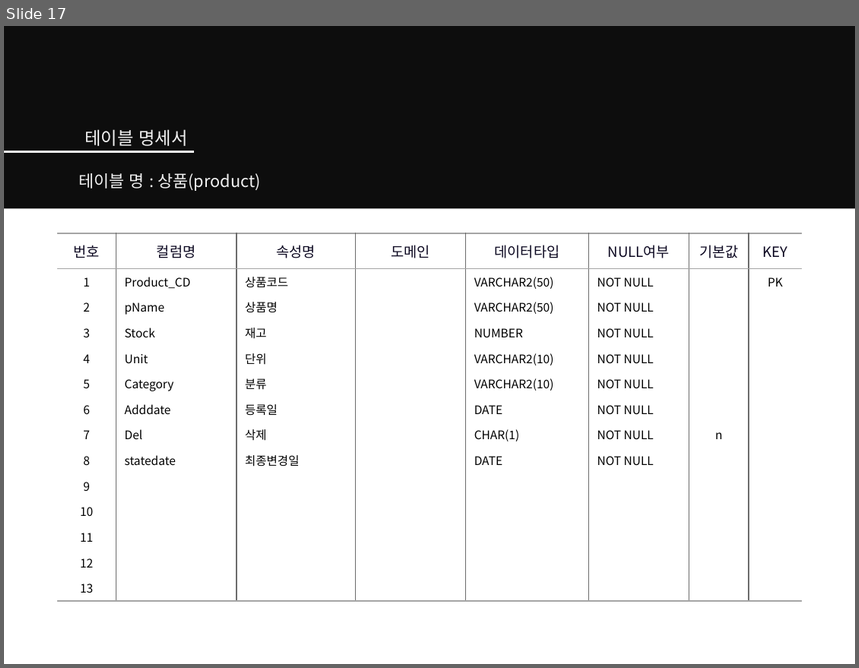
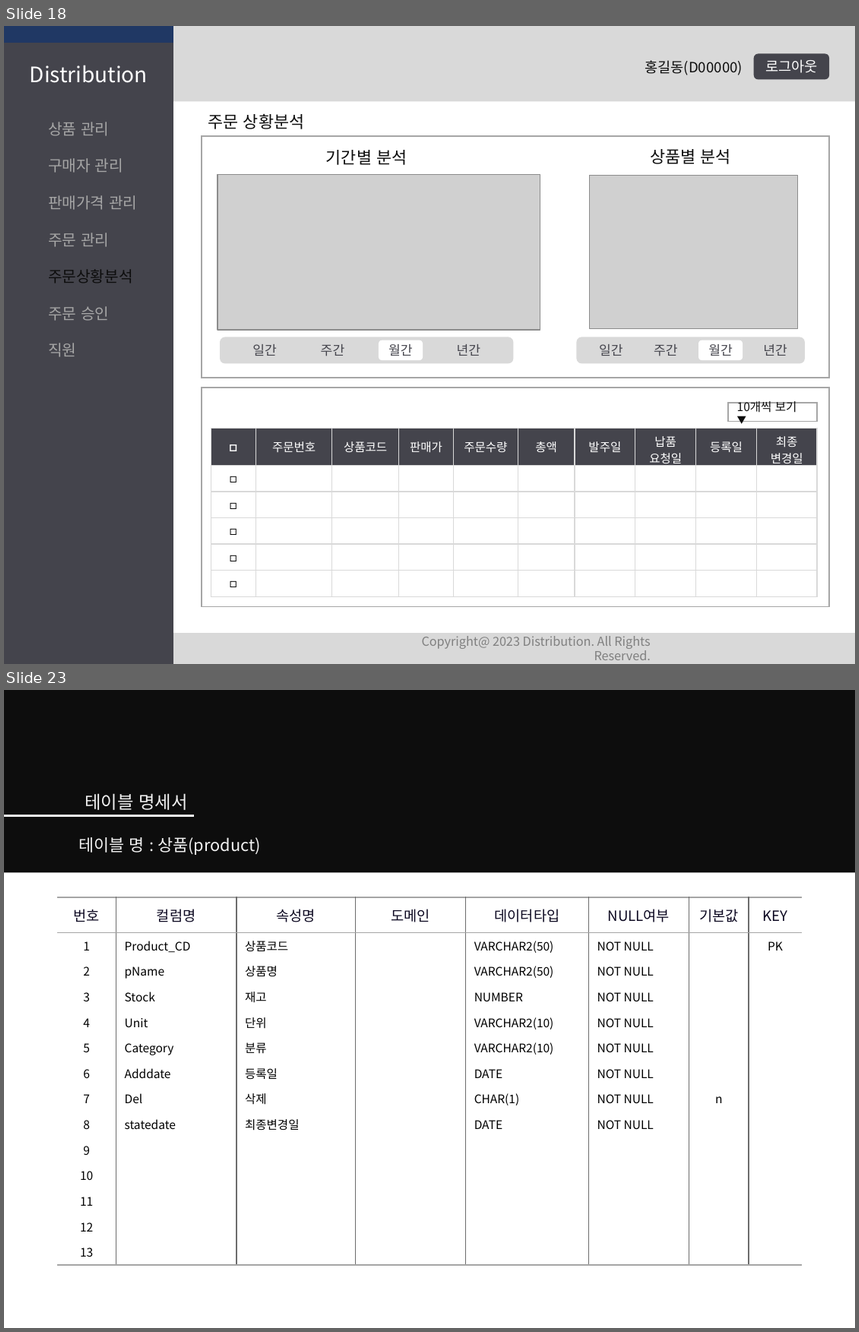
Before and after one commit to Peh9397/Distribution, a slide deck: Distribution.pptx. Shown one above the other, each under a label of ours: slide 17 before the commit, slides 18 and 23 after it; the slides between them are not shown. The pictures are 859x668 and 859x1332 pixels, drawn with LibreOffice and Linux fonts; fonts in the diff are those of the drawing; grey boxes stand for pictures. Boxes give left, top, right and bottom in pixels: in the first picture for what was removed or moved away, otherwise in the second. Text is boxed around its words. In the diff, an @@ line names an element or a change of style, - is before the commit and + after.

```diff
--- a/Distribution.pptx
+++ b/Distribution.pptx
@@ slide 18 added at box(4, 26, 855, 664), background #FFFFFF @@
@@ rectangle added at box(4, 26, 855, 102), fill #D9D9D9 @@
@@ rectangle added at box(4, 26, 173, 664), fill #44444C @@
@@ rectangle added at box(4, 26, 173, 43), fill #203864 @@
@@ text added at box(30, 65, 148, 83), 18 pt, text #FFFFFF @@
+Distribution
@@ text added at box(645, 60, 743, 75), 12 pt, text #0D0D0D @@
+홍길동(D00000)
@@ rounded rectangle added at box(754, 54, 829, 80), fill #44444C, 12 pt, text #FFFFFF @@
+로그아웃
@@ text added at box(208, 114, 304, 129), 14 pt, text #0D0D0D @@
+주문 상황분석
@@ text added at box(48, 122, 137, 357), 13 pt, text #A6A6A6 @@
+상품 관리
+구매자 관리
+판매가격 관리
+주문 관리
+주문상황분석
+주문 승인
+직원
@@ rectangle added at box(202, 135, 829, 378), fill #FFFFFF, outline #A6A6A6 1 pt @@
@@ text added at box(326, 150, 407, 165), 14 pt, text #0D0D0D @@
+기간별 분석
@@ text added at box(650, 149, 731, 164), 14 pt, text #0D0D0D @@
+상품별 분석
@@ picture added at box(218, 175, 541, 331) @@
@@ picture added at box(590, 176, 798, 329) @@
@@ rounded rectangle added at box(220, 338, 514, 364), fill #D9D9D9 @@
@@ group added at box(243, 340, 491, 360): 4 rounded rectangles @@
+월간
+주간
+일간
+년간
@@ rounded rectangle added at box(577, 338, 805, 364), fill #D9D9D9 @@
@@ group added at box(588, 340, 797, 360): 4 rounded rectangles @@
+월간
+주간
+일간
+년간
@@ rectangle added at box(202, 388, 829, 607), fill #FFFFFF, outline #A6A6A6 1 pt @@
@@ rectangle added at box(728, 403, 818, 422), fill #FFFFFF, outline #A6A6A6 1 pt @@
@@ text added at box(737, 401, 797, 413), 10 pt, text #0D0D0D @@
+10개씩 보기 ▼
@@ table added at box(211, 429, 817, 598), 6 rows, 10 columns @@
+□ | 주문번호 | 상품코드 | 판매가 | 주문수량 | 총액 | 발주일 | 납품 요청일 | 등록일 | 최종 변경일
+□ |  |  |  |  |  |  |  |  | 
+□ |  |  |  |  |  |  |  |  | 
+□ |  |  |  |  |  |  |  |  | 
+□ |  |  |  |  |  |  |  |  | 
+□ |  |  |  |  |  |  |  |  | 
@@ rectangle added at box(4, 634, 855, 664), fill #D9D9D9 @@
@@ text added at box(422, 636, 651, 661), 10.5 pt, text #808080 @@
+Copyright@ 2023 Distribution. All Rights Reserved.
@@ what was slide 17 is now slide 23 @@
```
Also in this commit, not shown: 15 slides changed, 5 other slides added.
